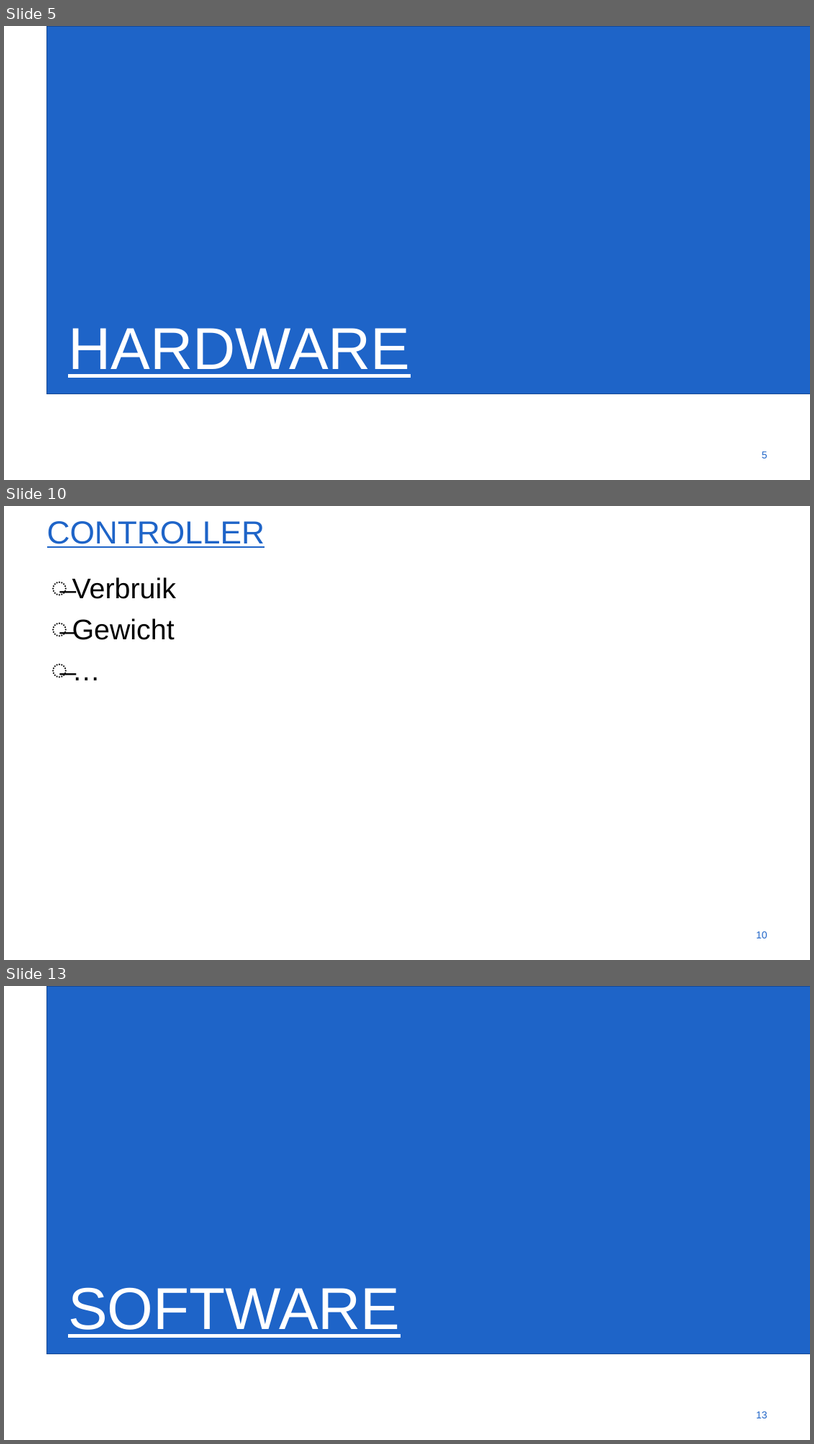
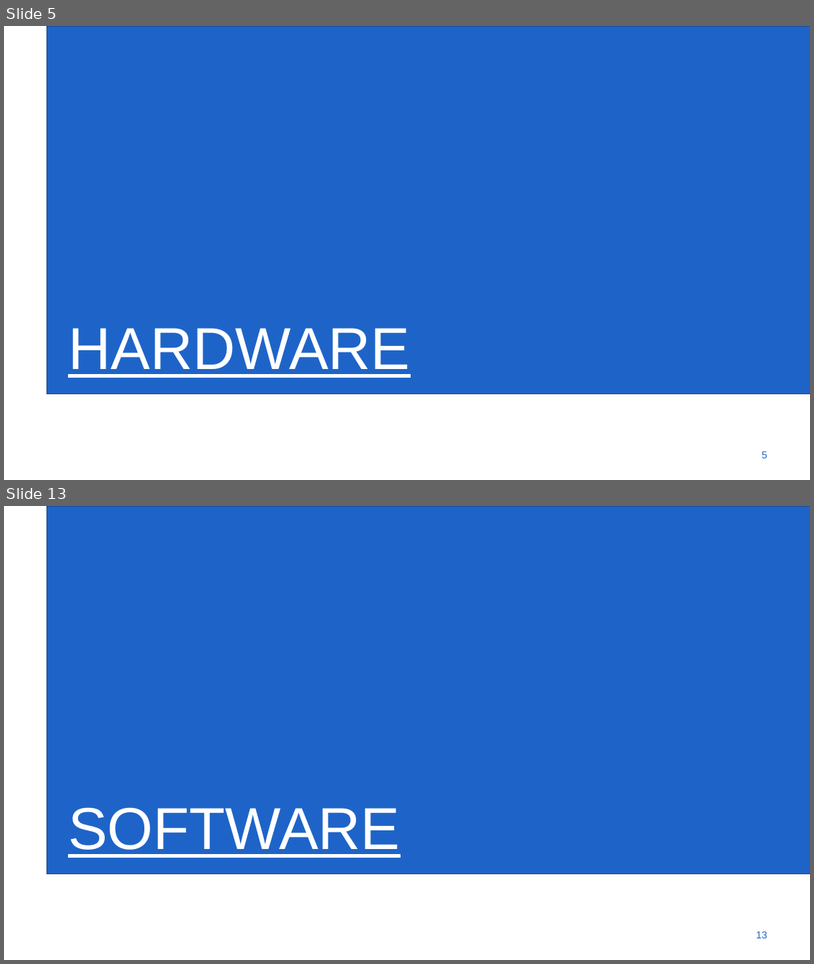
Before and after one commit to gartangh/Cross-Curricular-Project, a slide deck: VOP_Voorraadbeheer_Presentatie_1.pptx. Shown one above the other, each under a label of ours: slides 5, 10 and 13 before the commit, slides 5 and 13 after it; the slides between them are not shown. The pictures are 814x1444 and 814x964 pixels, drawn with LibreOffice and Linux fonts; fonts in the diff are those of the drawing; background and template pictures are left out. Boxes give left, top, right and bottom in pixels: in the first picture for what was removed or moved away, otherwise in the second. Text is boxed around its words. In the diff, an @@ line names an element or a change of style, - is before the commit and + after.

```diff
--- a/VOP_Voorraadbeheer_Presentatie_1.pptx
+++ b/VOP_Voorraadbeheer_Presentatie_1.pptx
@@ slide 10 removed at box(4, 506, 810, 960), background #FFFFFF @@
@@ title removed at box(47, 521, 265, 548) @@
-CONTROLLER
@@ text removed at box(72, 577, 176, 640) @@
-̶ Verbruik
-̶ Gewicht
-̶ …
@@ page number removed at box(756, 931, 768, 938) @@
-10
```
Also in this commit, not shown: 9 slides changed, 5 slides added, 3 other slides removed.
